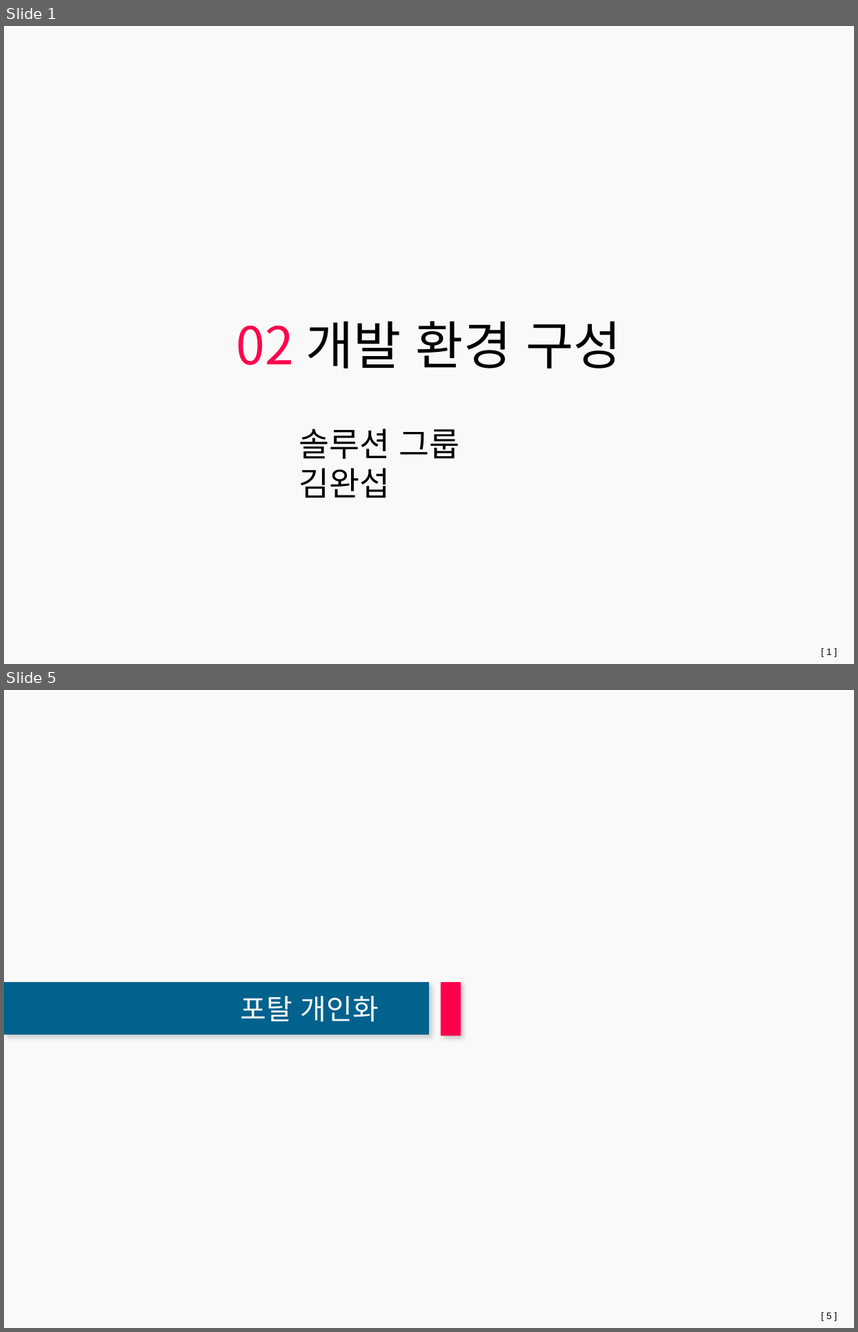
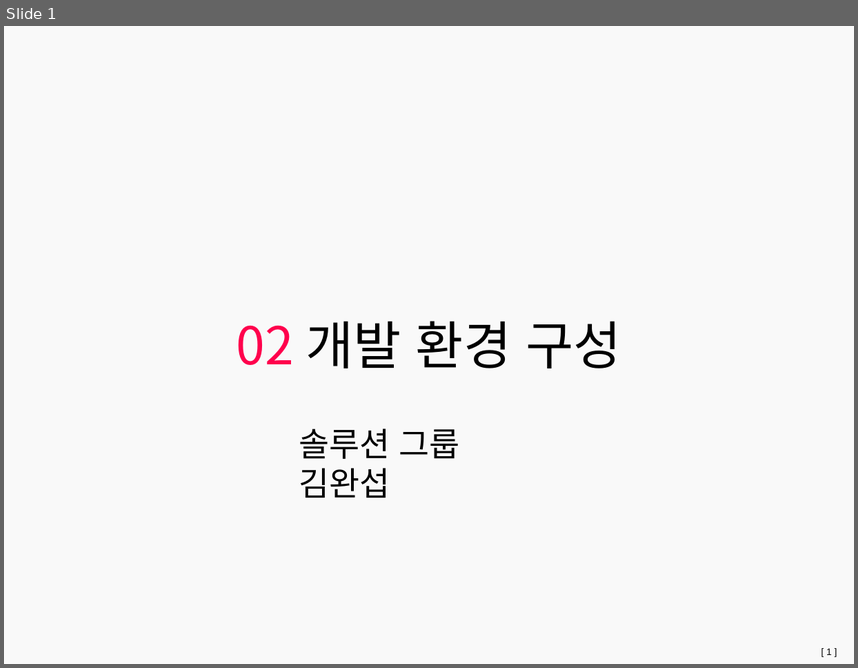
Before and after one commit to wasa-bee/smartsuite9.1_video_edu, a slide deck: 02 개발 환경 구성.pptx. Shown one above the other, each under a label of ours: slides 1 and 5 before the commit, slide 1 after it; the slides between them are not shown. The pictures are 858x1332 and 858x668 pixels, drawn with LibreOffice and Linux fonts; fonts in the diff are those of the drawing; background and template pictures are left out. Boxes give left, top, right and bottom in pixels: in the first picture for what was removed or moved away, otherwise in the second. Text is boxed around its words. In the diff, an @@ line names an element or a change of style, - is before the commit and + after.

```diff
--- a/02 개발 환경 구성.pptx
+++ b/02 개발 환경 구성.pptx
@@ slide 5 removed at [4,690,854,1328], background #F9F9F9; not listed: 1 template element that a slide beside it also shows @@
@@ text removed at [4,982,429,1034] @@
-포탈 개인화
@@ rectangle removed at [441,983,461,1036] @@
```
Also in this commit, not shown: 5 other slides removed, 2 other files.
